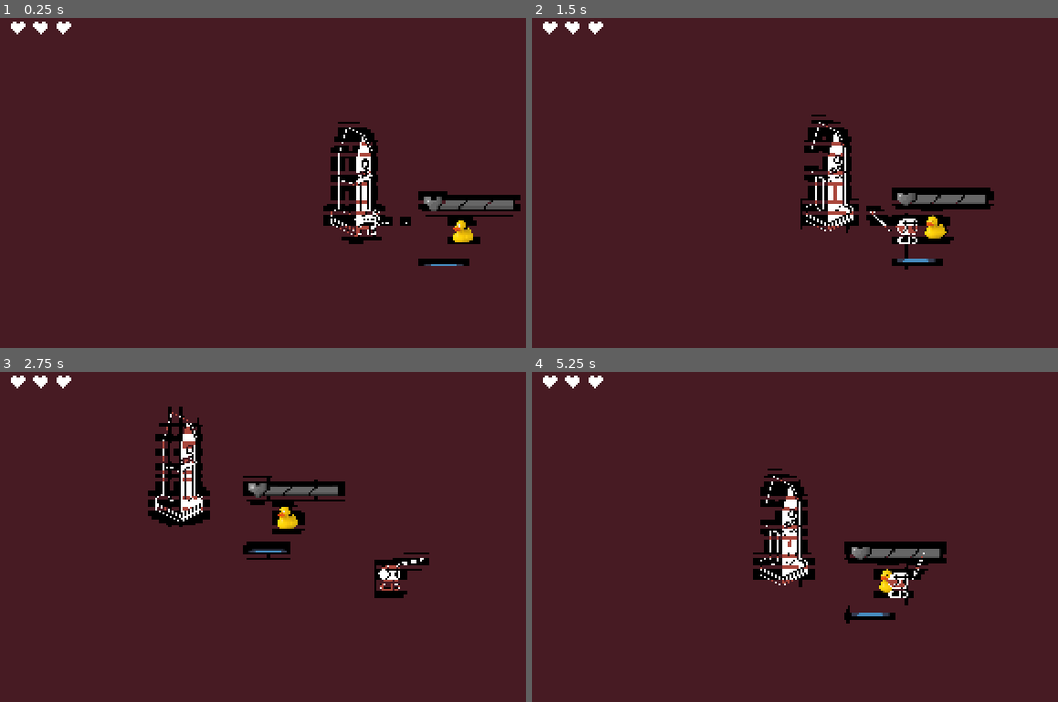
Above: before the commit, frames 1-4 (two rows, left to right).
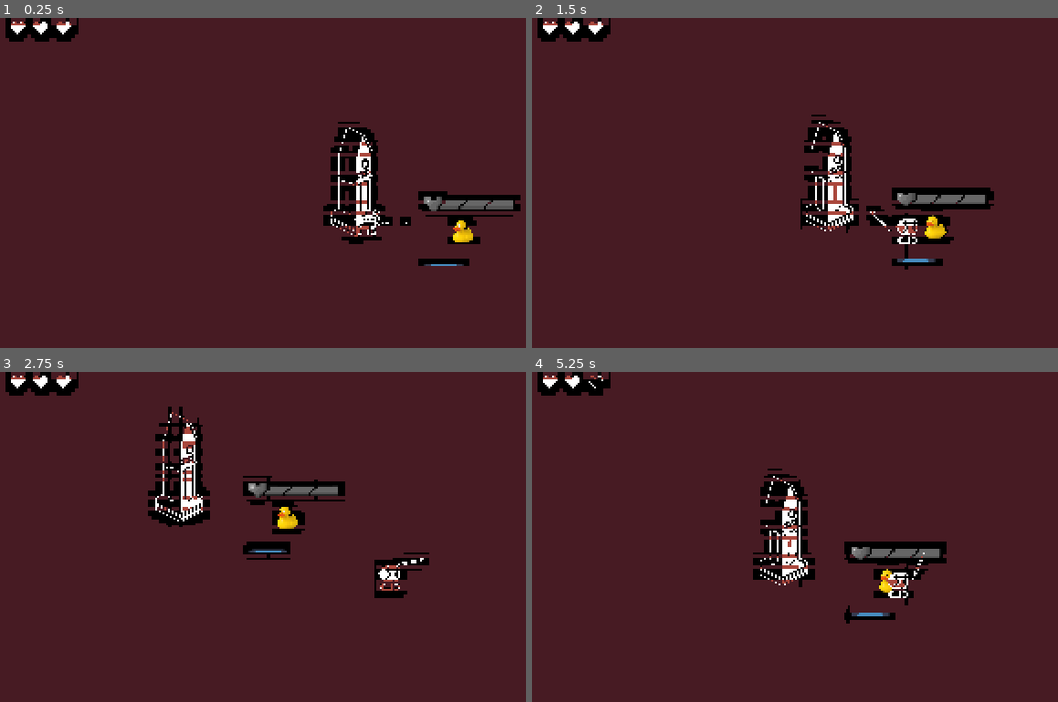
Above: after the commit, the same moments.

Repository: arrowira/shrine2Cjam
Game: Godot game, scene res://Scenes/main.tscn
Two runs of this game, one before a commit and one after it. Both use one fixed random seed, a clock stepped at 60 frames per second and the inputs below. The engine's default icon, where the game draws it, is replaced by a stand-in: a white triangle on a blue panel in a dark square.
Inputs (mouse positions are in pixels of both pictures, inside the frame that each line leads up to):
- Up to frame 1 (0.25 s): no input
- Up to frame 2 (1.5 s): tap Enter at 0.5 s; move the mouse to (1057, 202) at 0.52 s; hold Right (right) 0.53-1.28 s; click (1057, 202) at 0.6 s; move the mouse to (752, 242) at 1.27 s; hold Down (down) from 1.28 s (still down); right-click (752, 242) at 1.35 s
- Up to frame 3 (2.75 s): move the mouse to (436, 487) at 2.02 s; release Down (down) at 2.03 s; hold Right (right) from 2.03 s (still down); tap Space (dash) at 2.1 s
- Up to frame 4 (5.25 s): move the mouse to (858, 659) at 2.77 s; release Right (right) at 2.78 s; hold Up (up) 2.78-3.53 s; click (858, 659) at 2.85 s; move the mouse to (outside the picture) at 3.52 s; hold Left (left) 3.53-5.03 s; right-click (outside the picture) at 3.6 s; move the mouse to (679, 517) at 4.27 s; tap Space (dash) at 4.35 s; move the mouse to (931, 576) at 5.02 s; hold Down (down) from 5.03 s (still down); click (931, 576) at 5.1 s

The runs differ from the first frame. In frame 1, 0.6% of the frame differs, in the area x 1-15%, y 0-8%; in frame 2, 0.6%; in frame 3, 0.6%; in frame 4, 0.7%.

Commit message:
take damage

Diff:
--- a/shrine-jam/Scenes/main.tscn
+++ b/shrine-jam/Scenes/main.tscn
@@ -32,6 +32,13 @@
 
 [node name="CanvasLayer" type="CanvasLayer" parent="." unique_id=752143104]
 
+[node name="HeartContainer" type="Control" parent="CanvasLayer" unique_id=788841365]
+layout_mode = 3
+anchors_preset = 0
+offset_right = 40.0
+offset_bottom = 40.0
+script = ExtResource("7_6bp64")
+
 [node name="ColorRect" type="ColorRect" parent="CanvasLayer" unique_id=1829487053]
 material = SubResource("ShaderMaterial_kry3j")
 anchors_preset = 15
@@ -39,10 +46,3 @@
 anchor_bottom = 1.0
 grow_horizontal = 2
 grow_vertical = 2
-
-[node name="HeartContainer" type="Control" parent="CanvasLayer" unique_id=788841365]
-layout_mode = 3
-anchors_preset = 0
-offset_right = 40.0
-offset_bottom = 40.0
-script = ExtResource("7_6bp64")
--- a/shrine-jam/scripts/GameManager.gd
+++ b/shrine-jam/scripts/GameManager.gd
@@ -13,3 +13,6 @@
 func _process(delta: float) -> void:
 	playerSpeed = $Player.velocity.length()/400
 	playerPos = $Player.global_position
+
+func takeDamage():
+	$CanvasLayer/HeartContainer.takeDamage()
--- a/shrine-jam/scripts/player.gd
+++ b/shrine-jam/scripts/player.gd
@@ -49,4 +49,5 @@
 			area.get_parent().speed *= 3
 			area.get_parent().rotation = atan2(get_global_mouse_position().y-global_position.y,get_global_mouse_position().x-global_position.x)
 		else:
+			get_parent().takeDamage()
 			area.get_parent().queue_free()
